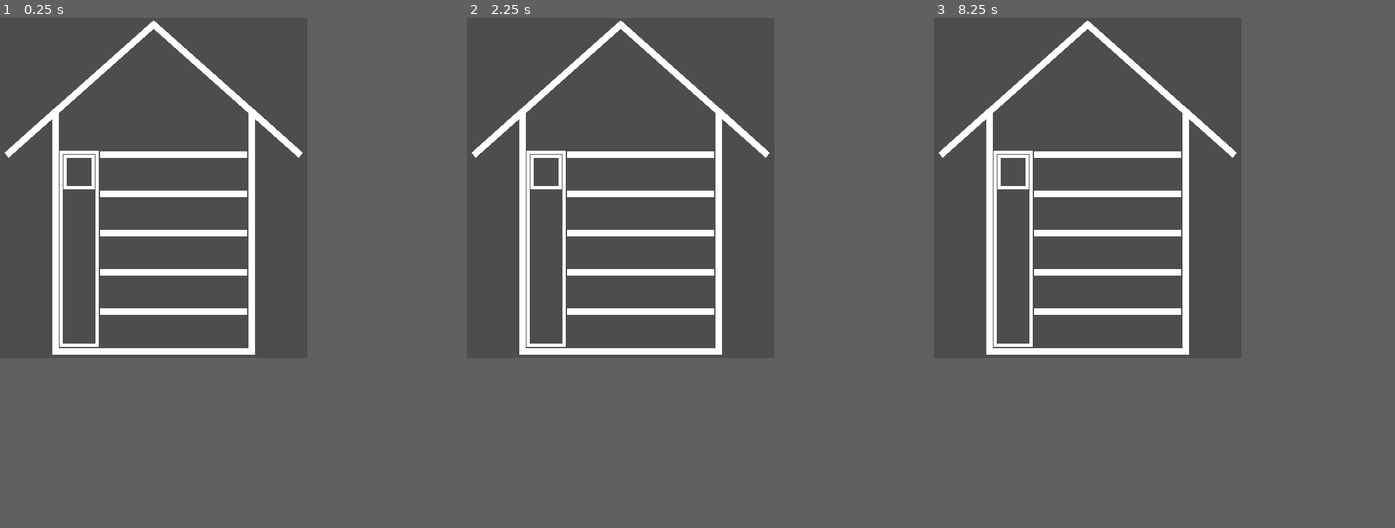
Above: before the commit, frames 1-3 (left to right).
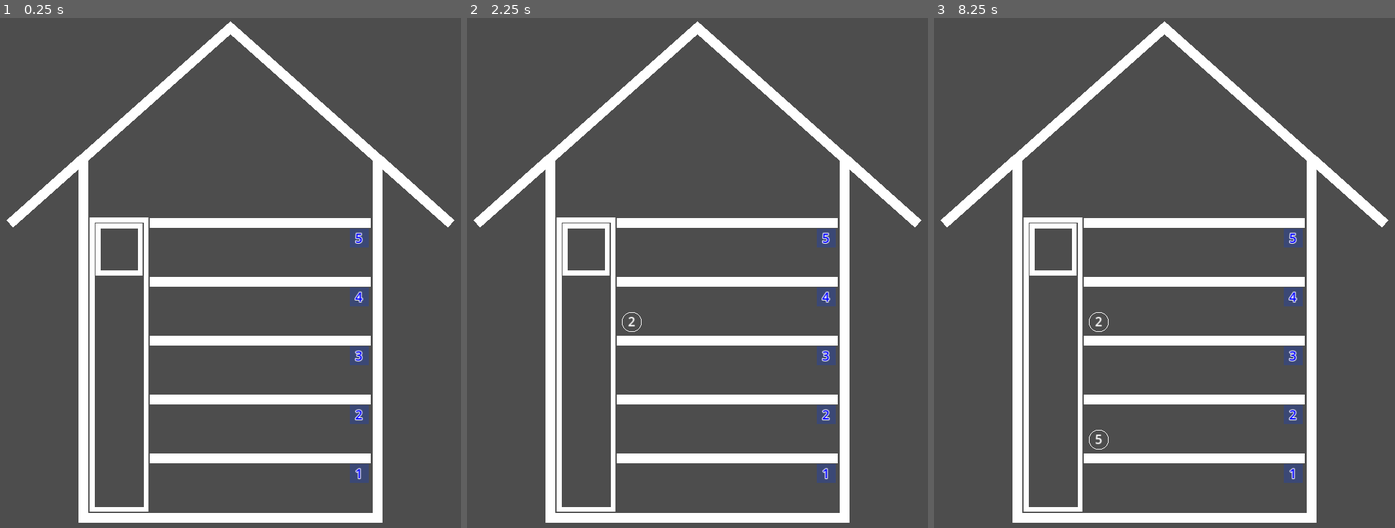
Above: after the commit, the same moments.

Repository: gilad905/elevator-boy
Game: Godot game, scene res://scenes/main.tscn
The game is run twice, just before and just after one commit, with the same random seed, the same clock (stepped at 60 frames per second) and the same inputs.
Inputs:
- Up to frame 1 (0.25 s): no input
- Up to frame 2 (2.25 s): tap Enter at 0.5, 2 s; tap Space at 1.25 s
- Up to frame 3 (8.25 s): tap Space at 2.75, 4.25 s; tap Enter at 3.5 s
In our replay, the window is 470x520 before the commit and 705x780 after it. These sizes can differ from the game's own. Grey fills any space a smaller window leaves; there, only what the larger window draws over its background counts as a difference.

The runs differ from the first frame. In frame 1, 19% of the frame differs, in the area x 0-99%, y 0-99%; in frame 2, 19%; in frame 3, 19%.
Error before the commit: Invalid call. Nonexistent function 'set_dest' in base 'Area2D'. (res://scripts/persons.gd:20)

Commit message:
persons, floor num, timer

Diff:
--- a/project.godot
+++ b/project.godot
@@ -21,6 +21,8 @@
 
 [display]
 
-window/size/viewport_width=470
-window/size/viewport_height=520
+window/size/viewport_width=705
+window/size/viewport_height=780
+window/size/initial_position_type=3
+window/stretch/scale=1.5
 window/handheld/orientation=1
--- a/scenes/floor.tscn
+++ b/scenes/floor.tscn
@@ -1,9 +1,15 @@
-[gd_scene load_steps=3 format=3 uid="uid://6ump4l8coktj"]
+[gd_scene load_steps=5 format=3 uid="uid://6ump4l8coktj"]
 
 [ext_resource type="Script" path="res://scripts/floor.gd" id="1_f8nr8"]
 
 [sub_resource type="RectangleShape2D" id="RectangleShape2D_nhsl5"]
 size = Vector2(225, 58)
+
+[sub_resource type="CanvasTexture" id="CanvasTexture_meogm"]
+
+[sub_resource type="StyleBoxTexture" id="StyleBoxTexture_uhogq"]
+texture = SubResource("CanvasTexture_meogm")
+modulate_color = Color(0, 0.219608, 1, 0.227451)
 
 [node name="Floor" type="Area2D"]
 monitoring = false
@@ -18,3 +24,19 @@
 position = Vector2(112, 31)
 shape = SubResource("RectangleShape2D_nhsl5")
 disabled = true
+
+[node name="Persons" type="Node2D" parent="."]
+position = Vector2(0, 13)
+
+[node name="FloorNum" type="Label" parent="."]
+offset_left = 204.0
+offset_top = 13.0
+offset_right = 223.0
+offset_bottom = 31.0
+theme_override_colors/font_color = Color(0, 0, 1, 1)
+theme_override_colors/font_outline_color = Color(1, 1, 1, 1)
+theme_override_constants/outline_size = 3
+theme_override_font_sizes/font_size = 13
+theme_override_styles/normal = SubResource("StyleBoxTexture_uhogq")
+text = "1"
+horizontal_alignment = 1
--- a/scenes/main.tscn
+++ b/scenes/main.tscn
@@ -1,11 +1,14 @@
-[gd_scene load_steps=4 format=3 uid="uid://b4x3k3rw7jlkp"]
+[gd_scene load_steps=5 format=3 uid="uid://b4x3k3rw7jlkp"]
 
 [ext_resource type="PackedScene" uid="uid://6ump4l8coktj" path="res://scenes/floor.tscn" id="1_ec1if"]
 [ext_resource type="Script" path="res://scripts/main.gd" id="1_u3v8c"]
 [ext_resource type="Script" path="res://scripts/persons.gd" id="3_ag5il"]
 
+[sub_resource type="GDScript" id="GDScript_pim70"]
+
 [node name="Main" type="Node2D"]
 script = ExtResource("1_u3v8c")
+metadata/test = SubResource("GDScript_pim70")
 
 [node name="Floors" type="Node2D" parent="."]
 position = Vector2(153, 202)
@@ -27,6 +30,9 @@
 [node name="Persons" type="Node" parent="."]
 script = ExtResource("3_ag5il")
 
+[node name="PersonsTimer" type="Timer" parent="Persons"]
+wait_time = 6.0
+
 [node name="ElevatorWrap" type="Node2D" parent="."]
 position = Vector2(94, 206)
 
@@ -45,7 +51,4 @@
 points = PackedVector2Array(75, 500, 375, 500, 375, 133, 450, 200, 225, 0, 0, 200, 75, 133, 75, 505)
 metadata/_edit_lock_ = true
 
-[node name="PersonsTimer" type="Timer" parent="."]
-wait_time = 6.0
-
-[connection signal="timeout" from="PersonsTimer" to="." method="_on_persons_timer_timeout"]
+[connection signal="timeout" from="Persons/PersonsTimer" to="." method="_on_persons_timer_timeout"]
--- a/scenes/person.tscn
+++ b/scenes/person.tscn
@@ -1,24 +1,15 @@
-[gd_scene load_steps=3 format=3 uid="uid://cvr2vq3jarlk6"]
+[gd_scene load_steps=2 format=3 uid="uid://cvr2vq3jarlk6"]
 
 [ext_resource type="Script" path="res://scripts/person.gd" id="1_x0uka"]
-
-[sub_resource type="CircleShape2D" id="CircleShape2D_vh1sn"]
 
 [node name="Person" type="Area2D"]
 monitoring = false
 monitorable = false
 script = ExtResource("1_x0uka")
 
-[node name="CollisionShape2D" type="CollisionShape2D" parent="."]
-shape = SubResource("CircleShape2D_vh1sn")
-disabled = true
-
 [node name="Label" type="Label" parent="."]
-offset_left = -9.8
-offset_top = -10.0
-offset_right = 13.2
-offset_bottom = 13.0
-scale = Vector2(0.85, 0.85)
+offset_right = 20.0
+offset_bottom = 23.0
+theme_override_font_sizes/font_size = 13
 text = "1"
 horizontal_alignment = 1
-vertical_alignment = 1
--- a/scripts/floor.gd
+++ b/scripts/floor.gd
@@ -1,10 +1,22 @@
 class_name Floor extends Area2D
 
+var persons: Node2D
+# var inner_right: int
+
+@export var person_spacing: int = 5
+
+func _ready() -> void:
+	# inner_right = get_node("CollisionShape2D").shape.size.x
+	persons = get_node("Persons")
+	get_node("FloorNum").text = str(get_index() + 1)
+
 func add_person(person) -> void:
-	add_child(person)
+	persons.add_child(person)
 	var i = person.get_index()
 	var _position = get_person_position(i)
 	person.position = _position
 
 func get_person_position(i: int) -> Vector2:
-	return Vector2(i * 50, 0)
+	var radius = Global.person_radius
+	var x = person_spacing + (person_spacing + radius * 2) * i
+	return Vector2(x, 25)
--- a/scripts/global.gd
+++ b/scripts/global.gd
@@ -1,6 +1,7 @@
 extends Node
 
 var floor_count: int
+var person_radius: int = 10
 
 func _ready() -> void:
     var root = get_tree().root
--- a/scripts/main.gd
+++ b/scripts/main.gd
@@ -1,12 +1,9 @@
 extends Node2D
 
 func _ready() -> void:
-	$Persons.add_person()
-	# pass
-
-func _process(_delta: float) -> void:
-	pass
+	await get_tree().create_timer(2).timeout
+	_on_persons_timer_timeout()
+	$Persons/PersonsTimer.start()
 
 func _on_persons_timer_timeout() -> void:
-	pass
-	# $Persons.add_person()
+	$Persons.add_person()
--- a/scripts/person.gd
+++ b/scripts/person.gd
@@ -1,12 +1,12 @@
-class_name Person extends Area2D
+extends Area2D
 
 var dest: int = -1
+var circle_center = Vector2(Global.person_radius, Global.person_radius)
 
-func _init(_dest: int) -> void:
-    set_dest(_dest)
+func _draw() -> void:
+	draw_circle(circle_center, Global.person_radius, Color.WHITE, false)
 
 func set_dest(_dest: int) -> void:
-    dest = _dest
-    print(get_children())
-    var label = get_node("./Label")
-    label.text = str(_dest)
+	dest = _dest
+	var label = get_node("./Label")
+	label.text = str(_dest)
--- a/scripts/persons.gd
+++ b/scripts/persons.gd
@@ -15,7 +15,6 @@
 	_floor.add_person(person)
 
 func create_person(dest: int) -> Node:
-	# var test = Person.new(1)
 	var person = person_scene.instantiate()
 	person.set_dest(dest)
 	return person
@@ -24,7 +23,7 @@
 	return randi_range(1, Global.floor_count)
 
 func get_random_dest(floor_num: int) -> int:
-	var random_floor = randi_range(0, Global.floor_count - 1)
+	var random_floor = randi_range(1, Global.floor_count - 1)
 	if random_floor >= floor_num:
 		random_floor += 1
 	return random_floor
